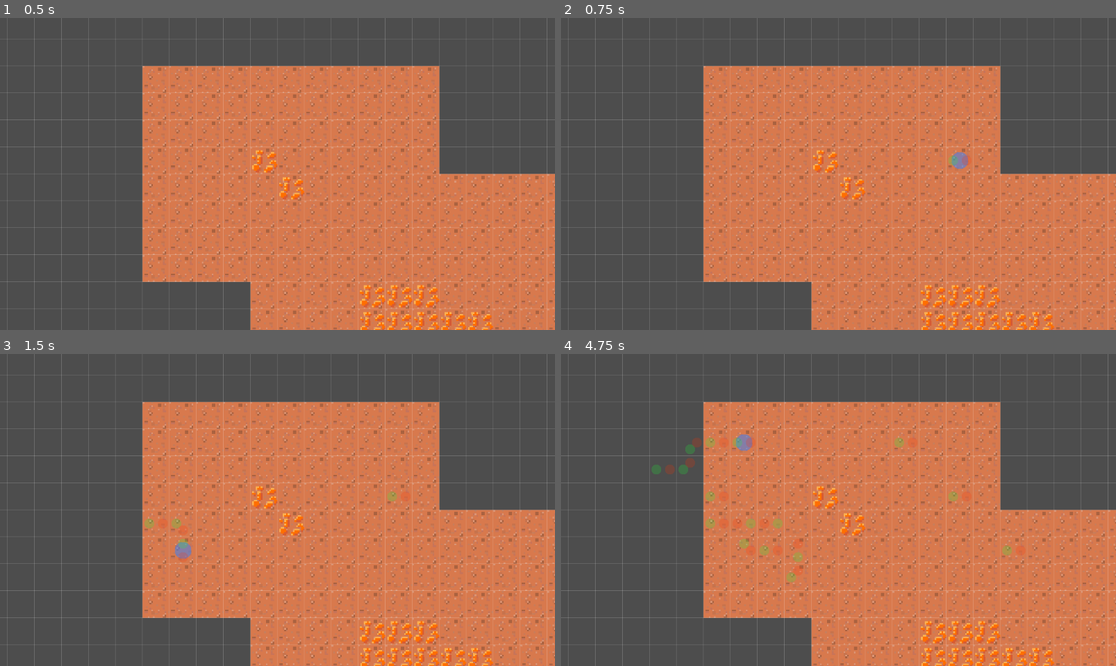
Above: before the commit, frames 1-4 (two rows, left to right).
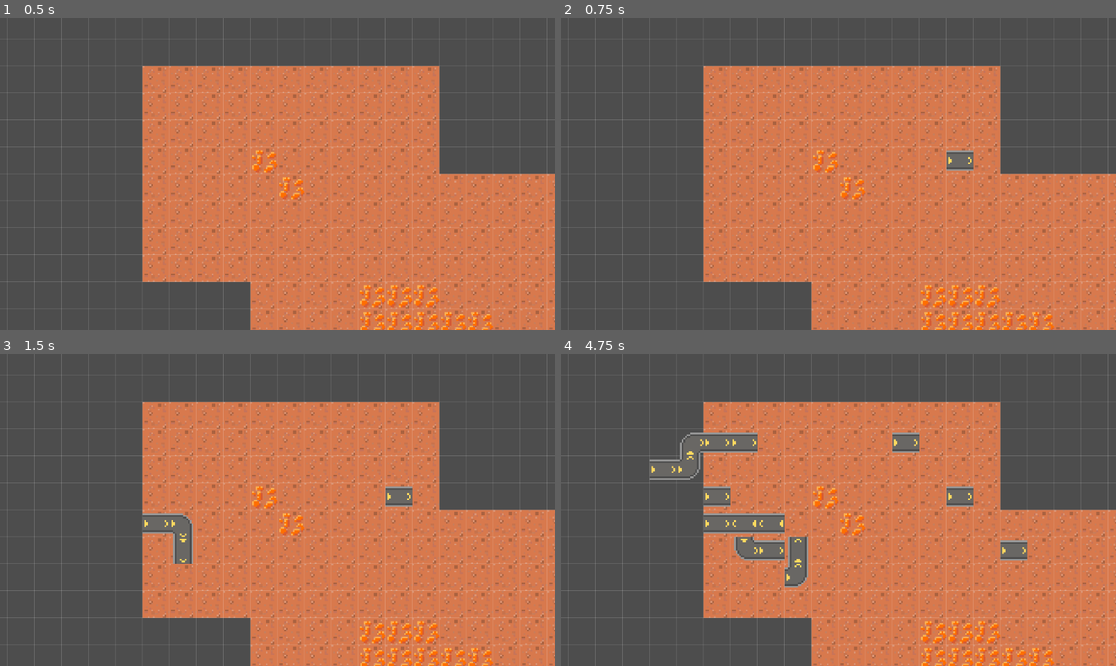
Above: after the commit, the same moments.

Repository: CaptainSpaceCat/bigmode-game-jam
Game: Godot game, scene res://Scenes/main_scene.tscn
Same seed, same stepped clock (60 frames per second), same inputs: the game is played once before the commit and once after it. The project has no main scene, so this scene is started directly.
Inputs (mouse positions are in pixels of both pictures, inside the frame that each line leads up to):
- Up to frame 1 (0.5 s): no input
- Up to frame 2 (0.75 s): tap Enter at 0.5 s; move the mouse to (960, 158) at 0.52 s; tap 1 at 0.6 s; click (960, 158) at 0.67 s
- Up to frame 3 (1.5 s): tap Space at 1.25 s; drag from (166, 525) to (249, 572) at 1.27 s
- Up to frame 4 (4.75 s): tap Enter at 2, 3.5 s; move the mouse to (894, 441) at 2.02 s; tap 1 at 2.1, 3.6 s; click (894, 441) at 2.17 s; tap Space at 2.75, 4.25 s; drag from (810, 572) to (672, 463) at 2.77 s; move the mouse to (1005, 556) at 3.52 s; click (1005, 556) at 3.67 s; drag from (672, 463) to (755, 432) at 4.27 s

Frame 1 is identical in both runs. In frame 2, 0.3% of the frame differs, in the area x 69-75%, y 42-49%; in frame 3, 1.3%; in frame 4, 4.8%, in the area x 15-85%, y 25-75%.

Commit message:
working belt textures

Diff:
--- a/Prefabs/conveyer_belt.tscn
+++ b/Prefabs/conveyer_belt.tscn
@@ -7,14 +7,22 @@
 atlas = ExtResource("2_6i4g8")
 region = Rect2(0, 80, 16, 16)
 
-[node name="ConveyerStraight" type="Node2D" node_paths=PackedStringArray("item_render_positions")]
+[sub_resource type="AtlasTexture" id="AtlasTexture_fy7m0"]
+atlas = ExtResource("2_6i4g8")
+region = Rect2(16, 80, 16, 16)
+
+[node name="ConveyerStraight" type="Node2D" node_paths=PackedStringArray("item_render_positions", "spriteStraight", "spriteBent")]
 script = ExtResource("1_j6j8e")
 item_render_positions = [NodePath("Render0"), NodePath("Render1"), NodePath("Render2"), NodePath("Render3")]
+spriteStraight = NodePath("SpriteStraight")
+spriteBent = NodePath("SpriteBent")
 debug_enabled = true
 
-[node name="Sprite2D" type="Sprite2D" parent="."]
-visible = false
+[node name="SpriteStraight" type="Sprite2D" parent="."]
 texture = SubResource("AtlasTexture_riie8")
+
+[node name="SpriteBent" type="Sprite2D" parent="."]
+texture = SubResource("AtlasTexture_fy7m0")
 
 [node name="Render0" type="Node2D" parent="."]
 position = Vector2(0, -4)
--- a/Prefabs/letter.tscn
+++ b/Prefabs/letter.tscn
@@ -51,5 +51,6 @@
 autowrap_mode = 0
 
 [node name="Sprite2D" type="Sprite2D" parent="."]
+visible = false
 scale = Vector2(0.03, 0.03)
 texture = ExtResource("2_n782b")
--- a/Scenes/main_scene.tscn
+++ b/Scenes/main_scene.tscn
@@ -42,10 +42,10 @@
 script = ExtResource("6_n1tf0")
 tick_interval = 0.5
 
-[node name="ItemManager" type="Node2D" parent="."]
-unique_name_in_owner = true
-
 [node name="MachineCursor" type="Node2D" parent="." node_paths=PackedStringArray("machineManager")]
 script = ExtResource("5_1xqk8")
 machineManager = NodePath("../MachineManager")
 available_machines = Array[PackedScene]([ExtResource("5_p4hs3"), ExtResource("6_cgt2o"), ExtResource("6_kyntq"), ExtResource("8_m13vn")])
+
+[node name="ItemManager" type="Node2D" parent="."]
+unique_name_in_owner = true
--- a/Scripts/MachineCursor.gd
+++ b/Scripts/MachineCursor.gd
@@ -61,7 +61,7 @@
 				# this time facing the direction of the current mouse drag
 				var existing_machine = machineManager.get_machine(pos)
 				if existing_machine != null and existing_machine is ConveyerBelt:
-					print("Overwriting belt at: ", existing_machine.discrete_position)
+					#print("Overwriting belt at: ", existing_machine.discrete_position)
 					machineManager.unregister_machine(existing_machine)
 					existing_machine.queue_free()
 
--- a/Scripts/Machines/ConveyerBelt.gd
+++ b/Scripts/Machines/ConveyerBelt.gd
@@ -89,7 +89,29 @@
 func refresh_texture() -> void:
 	pass
 
+@export var spriteStraight: Sprite2D
+@export var spriteBent: Sprite2D
+
 func _draw():
 	if debug_enabled:
 		draw_circle(renderA.position, 3, Color(0.1, 1, 0.2, 0.2))
 		draw_circle(renderB.position, 3, Color(1, 0.2, 0, 0.2))
+
+	# Set the texture and orientation based on outputs
+	var in_dir = self.get_relative_direction(Vector2i.ZERO, self.input_array[0].from)
+	var out_dir = self.get_relative_direction(Vector2i.ZERO, self.output_array[0].to)
+
+	var diff = abs(in_dir - out_dir)
+	if diff == 2: # conveyer is straight
+		spriteStraight.rotation = PI/2 * in_dir
+		spriteStraight.visible = true
+		spriteBent.visible = false
+	elif diff == 1 or diff == 3: # conveyer is bent
+		spriteBent.rotation = PI/2 * in_dir
+		spriteStraight.visible = false
+		spriteBent.visible = true
+
+		# Just trust me, it works
+		spriteBent.flip_h = (in_dir + 3) % 4 == out_dir
+	else:
+		printerr("Conveyer fold error")
--- a/Scripts/Machines/WordSlicer.gd
+++ b/Scripts/Machines/WordSlicer.gd
@@ -29,7 +29,6 @@
 		# Prepend spaces to slice_B equal to the number of letters in slice_A
 		# This will cause the B output buffer to wait that number of machine ticks before outputting
 		slice_B = " ".repeat(len(slice_A)) + slice_B
-		print(slice_A, ":", slice_B)
 		bufferOutA.try_apply_string(slice_A)
 		bufferOutB.try_apply_string(slice_B)
 
Not shown: 1 places in Prefabs/conveyer_belt.tscn that only renumber resources
Binary file changed: Textures/machines_quick.png
Not shown, changed: Textures/machines_quick.kra
Not shown, changed: Textures/machines_quick.kra~
Not shown, changed: Textures/machines_quick.png~
